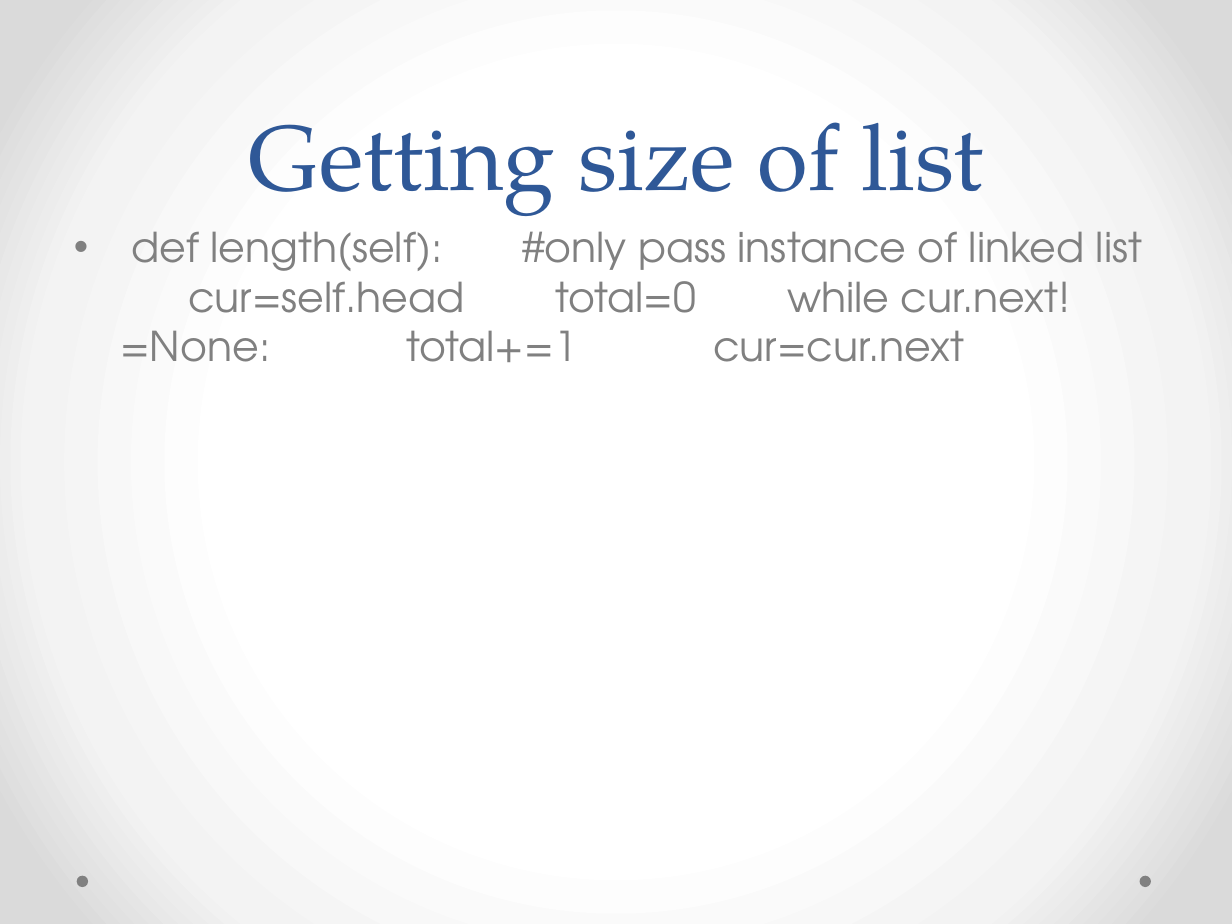
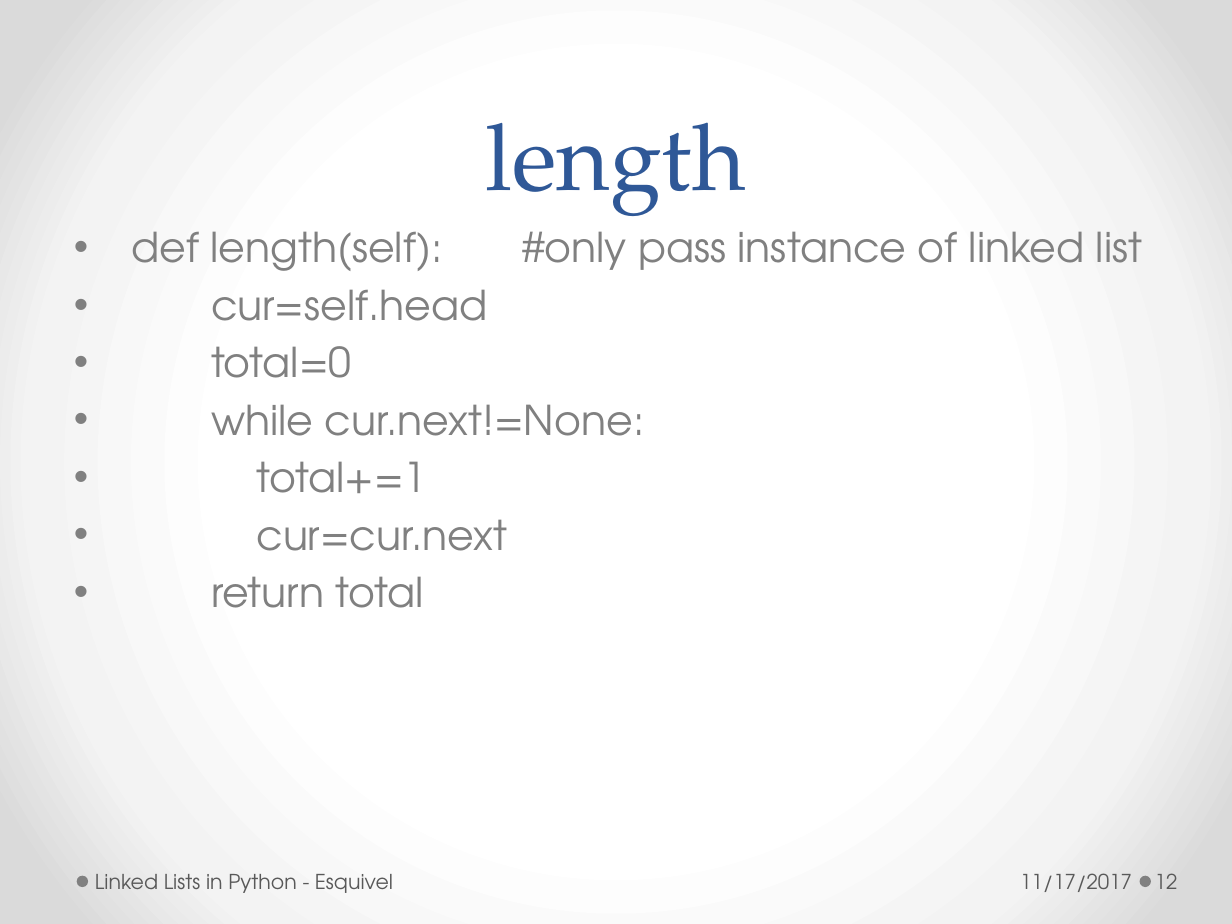
Before and after one commit to redsunsetrose/linked-Lists, a slide deck: slide 12 of LinkedLists.pptx (slide 13 before the commit). Drawn at 1232x924 pixels with LibreOffice and Linux fonts; fonts in the diff are those of the drawing. Boxes give left, top, right and bottom in pixels: in the first picture for what was removed or moved away, otherwise in the second. Text is boxed around its words. In the diff, an @@ line names an element or a change of style, - is before the commit and + after.

```diff
--- a/LinkedLists.pptx
+++ b/LinkedLists.pptx
@@ title at (x1=485, y1=122, x2=746, y2=216): text changed @@
-Getting size of list
+length
@@ text at (x1=131, y1=231, x2=1143, y2=608): text changed @@
-• def length(self): #only pass instance of linked list cur=self.head total=0 while cur.next!=None: total+=1 cur=cur.next
+• def length(self): #only pass instance of linked list
+• cur=self.head
+• total=0
+• while cur.next!=None:
+• total+=1
+• cur=cur.next
+• return total
@@ text added at (x1=95, y1=874, x2=393, y2=893), 12 pt, text #595959 @@
+Linked Lists in Python - Esquivel
@@ text added at (x1=1020, y1=873, x2=1132, y2=892), 12 pt, text #595959 @@
+11/17/2017
@@ page number added at (x1=1155, y1=873, x2=1178, y2=889), 12 pt, text #595959 @@
+12
```
Also in this commit, not shown: 18 other slides changed, 10 slides added, 6 slides removed.
